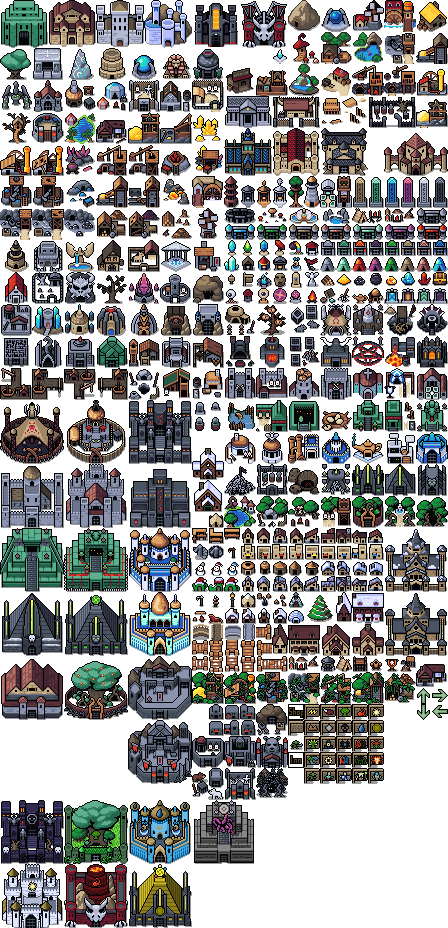
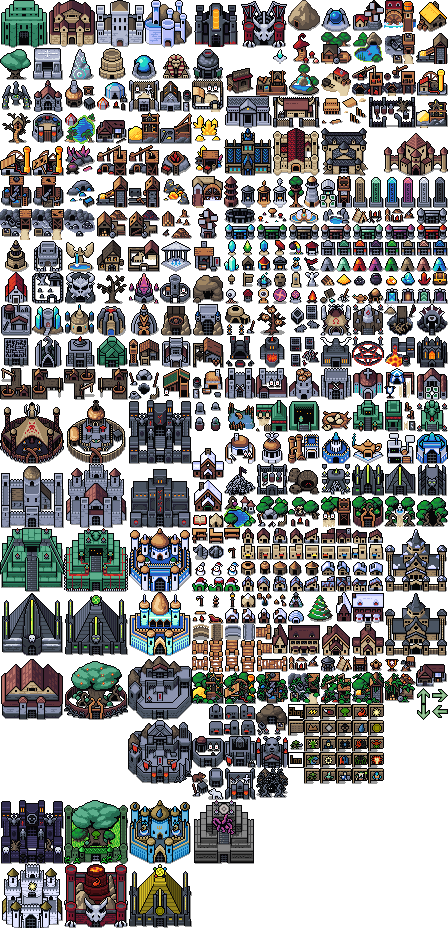
Revision of a layered 448 × 928 image; what changed, layer by layer:
painted on "Layer" over (193, 515, 207, 526)
